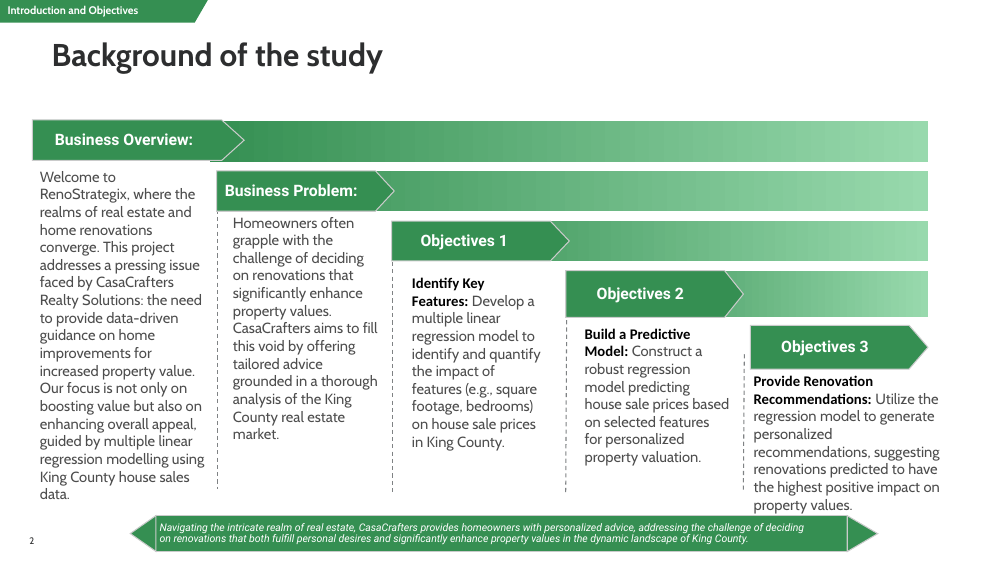
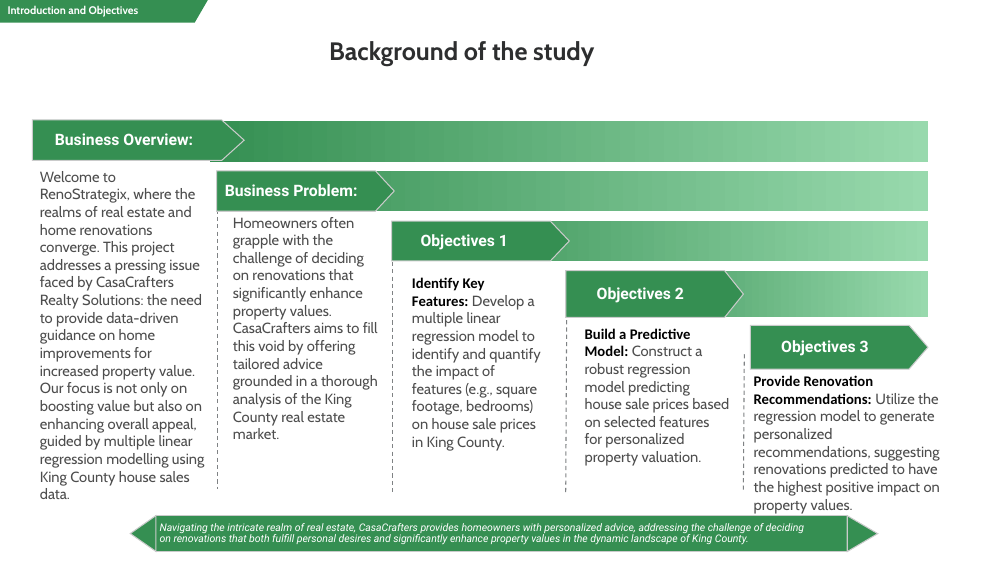
Before and after one commit to CarolineNjorog3/Transforming-homes-elevating-values, a slide deck: slide 2 of Non_Technical Presentation.pptx. Drawn at 1008x567 pixels with LibreOffice and Linux fonts; fonts in the diff are those of the drawing. Boxes give left, top, right and bottom in pixels: in the first picture for what was removed or moved away, otherwise in the second. Text is boxed around its words. In the diff, an @@ line names an element or a change of style, - is before the commit and + after.

```diff
--- a/Non_Technical Presentation.pptx
+++ b/Non_Technical Presentation.pptx
@@ text "Background of the study" at bbox=[329, 41, 594, 66]: size 30 to 24 pt; alignment left to centre @@
@@ page number removed at bbox=[29, 537, 34, 544] @@
-2
```
Also in this commit, not shown: 5 other slides changed, 8 slides added, 7 slides removed, 1 other file.
